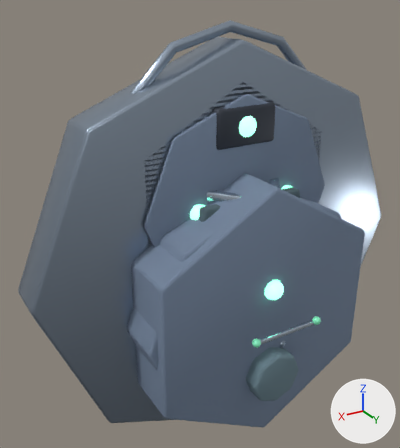
The glTF model public/assets/models/buildings/auto_collector.glb as it was, and as the next commit left it.
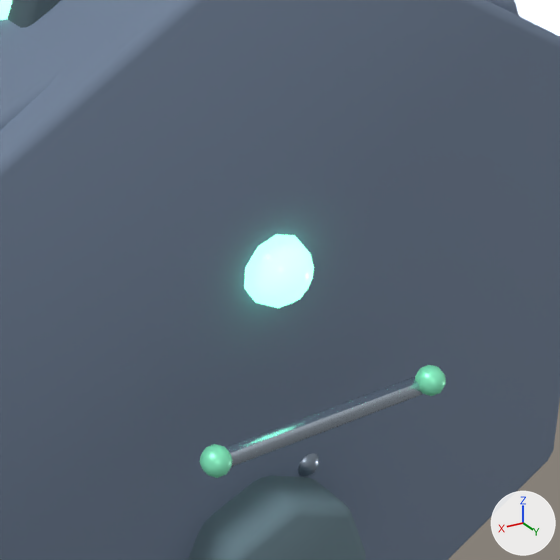
There are two pictures of each version: one whole from a 50 mm lens placed at (3.14, 4.68, 3.96), pointed at (0.24, -0.15, 1.54), one close up on the part from 49% to 88% of the width and 48% to 83% of the height. Lighting does not change. The marker at lower right points along +X, +Y and +Z. The last two pictures show the newer version. Where no turn or scale is listed for an object, it has been applied to the vertices.

The older version as bpy lines, for what is in view:
```python
me_cylinder_140 = bpy.data.meshes.new('Cylinder.140')
me_cylinder_140.from_pydata(...)  # 112 vertices, 220 faces; spans x -1.34..1.34, y -0.78..0.78, z -1.34..1.34
me_cylinder_140.materials.append(mat_mat_lodproxy)  # greyish blue #76869e
me_cylinder_143 = bpy.data.meshes.new('Cylinder.143')
me_cylinder_143.from_pydata(...)  # 112 vertices, 220 faces; spans x -2.24..2.24, y -0.25..0.25, z -2.24..2.24
me_cylinder_143.materials.append(mat_mat_auto_collector_metal)  # greyish blue #99a8b8
me_icosphere_481 = bpy.data.meshes.new('Icosphere.481')
me_icosphere_481.from_pydata(...)  # an icosphere of 80 faces spanning x -0.0428..0.0428, y -0.045..0.045, z -0.045..0.045
me_icosphere_481.materials.append(mat_mat_auto_collector_accent)  # green #90ffce
ob_lod1_proxy_base = bpy.data.objects.new('LOD1_PROXY_base', me_cylinder_140)
ob_lod1_proxy_base.location = (0.0, 0.0, 0.78)
ob_pylon = bpy.data.objects.new('pylon', me_cylinder_143)
ob_pylon.location = (0.0, 0.0, 1.25)
ob_servicebolt_r = bpy.data.objects.new('serviceBolt.R', me_icosphere_481)
ob_servicebolt_r.location = (0.38, 1.14, 0.8)
# also in view: 'servicePlate' at (0.0, 1.12, 0.78); 'LOD2_PROXY_base' at (0.0, 0.0, 0.78); 'plinth' at (0.0, 0.0, 0.15); 'identityLamp' at (0.0, 0.88, 1.15); 'collectorGuard' at (0.0, 0.46, 1.67)
```
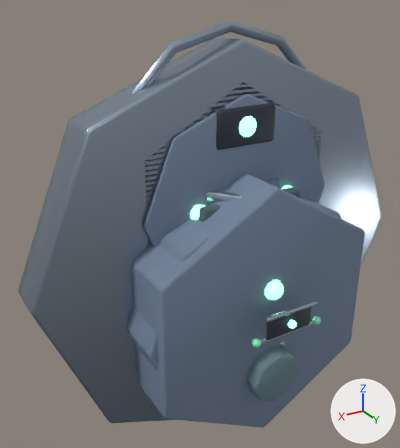
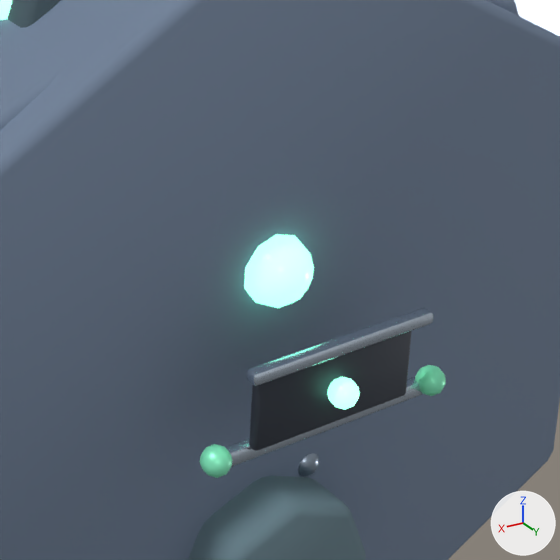
The edits, one by one:
Mesh me_cube_1207 is new.
It has 56 vertices, 108 faces and spans x -0.31..0.31, y -0.023..0.023, z -0.018..0.018.
It uses material mat_mat_auto_collector_metallight (pale blue #c4d1df).
Mesh me_icosphere_646 is new.
It is an icosphere of 80 faces spanning x -0.0428..0.0428, y -0.045..0.045, z -0.045..0.045.
It uses material mat_mat_auto_collector_glow (green #90ffce, glowing green #90ffce).
Mesh me_cube_1206 is new.
It has 56 vertices, 108 faces and spans x -0.27..0.27, y -0.018..0.018, z -0.12..0.12.
It uses material mat_mat_auto_collector_dark (greyish blue #3f4550).
Object 'servicePanelTrim' (ob_servicepaneltrim) is new; it shows me_cube_1207.
Its location is (0.0, 1.18, 1.06).
Object 'servicePanelLamp' (ob_servicepanellamp) is new; it shows me_icosphere_646.
Its location is (0.0, 1.2, 0.92).
Object 'servicePanelInset' (ob_servicepanelinset) is new; it shows me_cube_1206.
Its location is (0.0, 1.15, 0.92).

Where the change shows, as pixel boxes (x1, y1, x2, y2) in the close-ups (560 x 560 px):
'servicePanelInset', added: after (249, 331, 412, 451)
'servicePanelTrim', added: after (246, 308, 433, 386)
'servicePanelLamp', added: after (327, 376, 360, 410)
